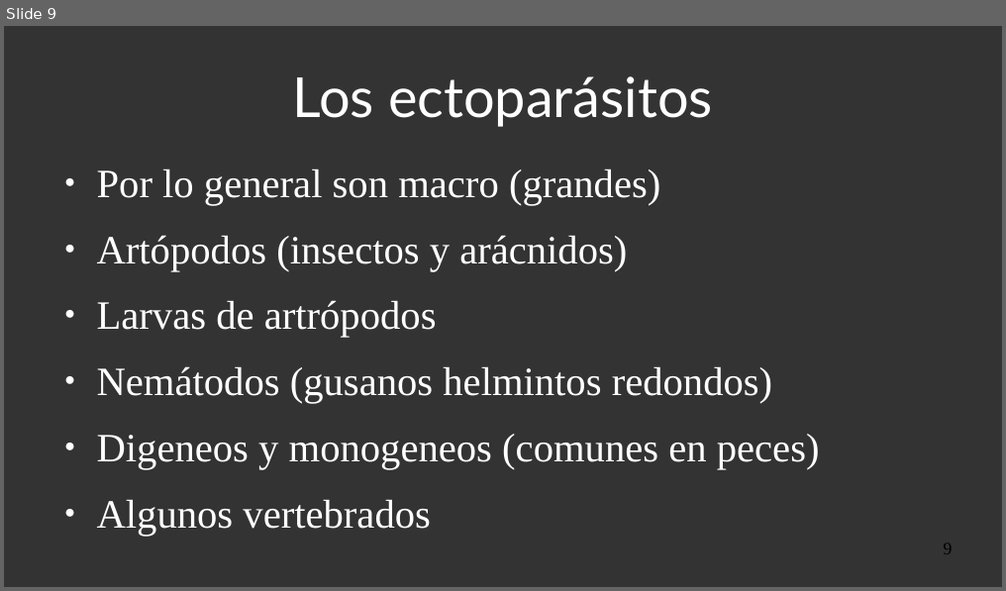
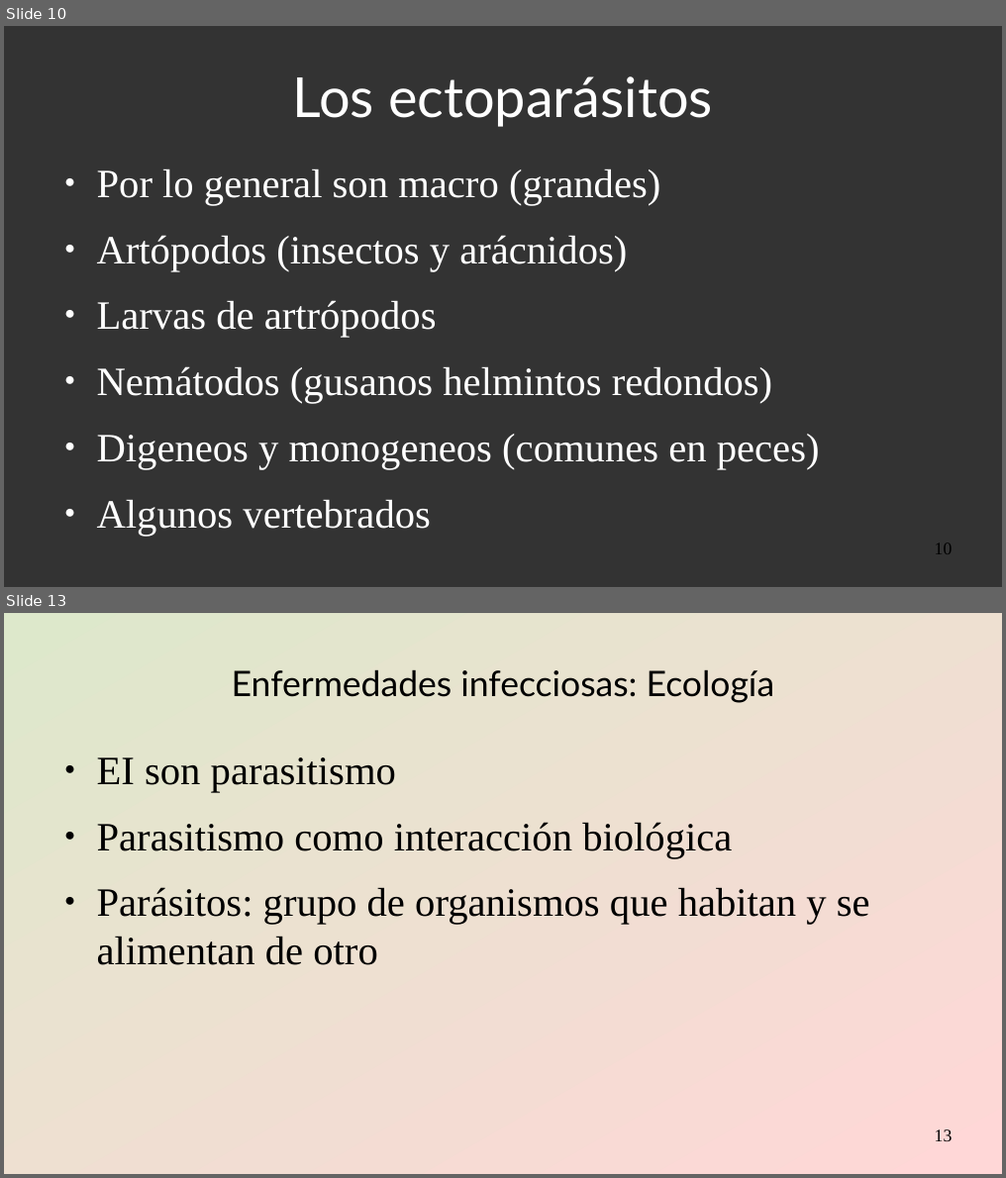
Before and after one commit to gerardommc/Medicina-Cons, a slide deck: Infecciosas.odp. Shown one above the other, each under a label of ours: slide 9 before the commit, slides 10 and 13 after it; the slides between them are not shown. The pictures are 1006x591 and 1006x1178 pixels, drawn with LibreOffice and Linux fonts; fonts in the diff are those of the drawing. Boxes give left, top, right and bottom in pixels: in the first picture for what was removed or moved away, otherwise in the second. Text is boxed around its words. In the diff, an @@ line names an element or a change of style, - is before the commit and + after.

Commit message:
infecc 3

```diff
--- a/Infecciosas.odp
+++ b/Infecciosas.odp
@@ slide 13 added at (4, 613, 1002, 1174), background gradient #DDE8CB to #FFD7D7 @@
@@ title added at (232, 669, 775, 703), 28 pt, text #000000 @@
+Enfermedades infecciosas: Ecología
@@ text added at (97, 758, 870, 965), 32 pt, text #000000 @@
+● EI son parasitismo
+● Parasitismo como interacción biológica
+● Parásitos: grupo de organismos que habitan y se alimentan de otro
@@ page number added at (935, 1130, 952, 1142), 14 pt, text #000000 @@
+13
@@ what was slide 9 is now slide 10 @@
@@ page number at (935, 544, 952, 555): text changed @@
-9
+10
```
Also in this commit, not shown: 2 slides changed, 2 other slides added, 1 other file.
